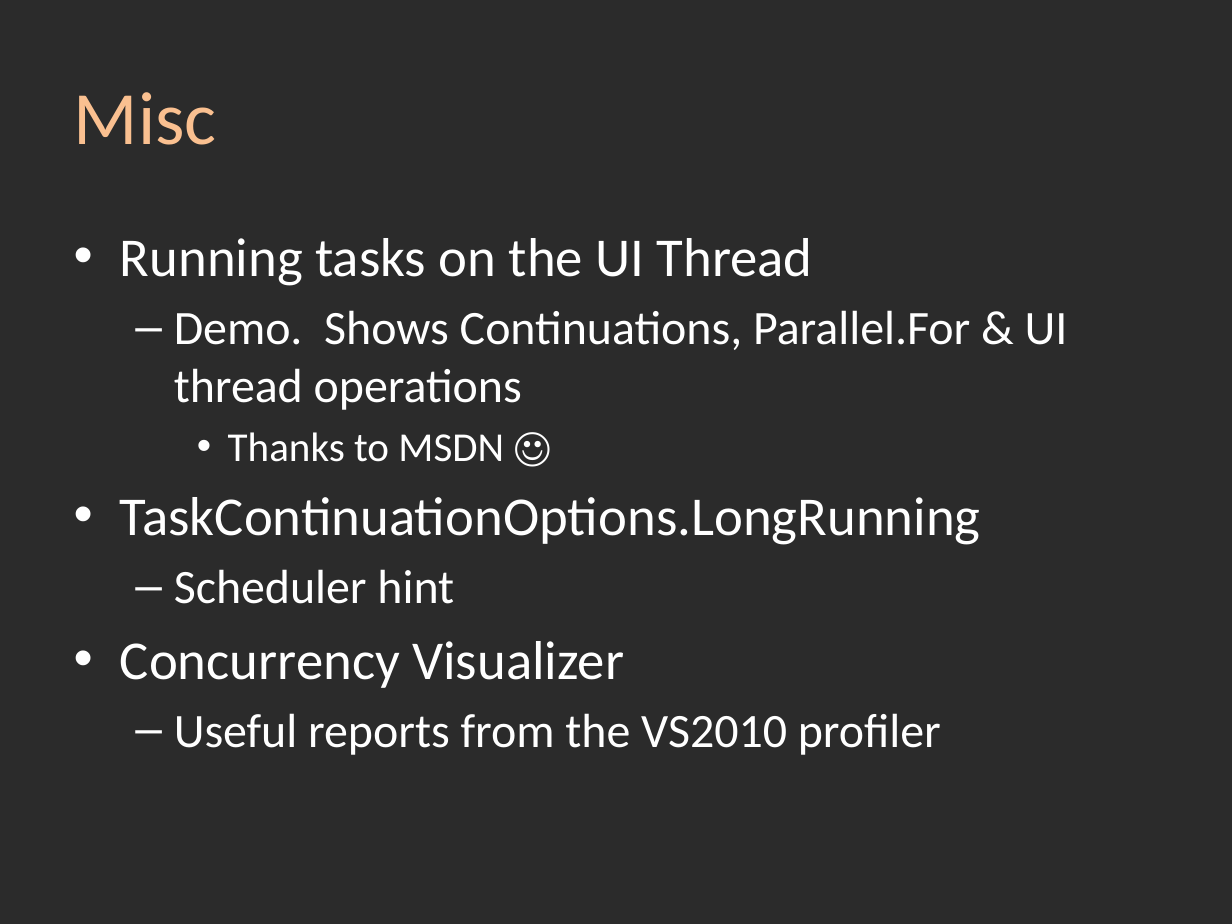
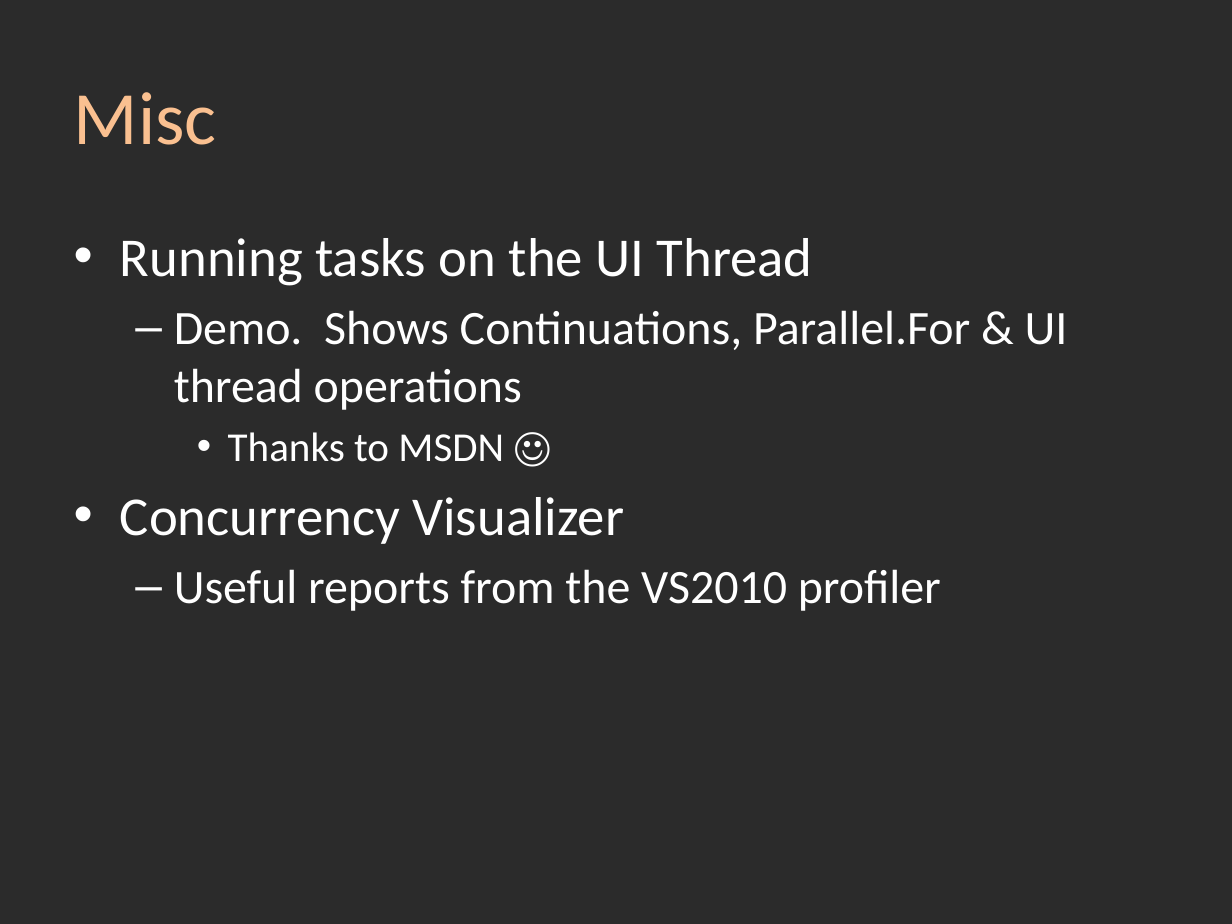
Before and after one commit to srstrong/DDDSW2010, a slide deck: slide 30 of Task Parallel Library.pptx (slide 32 before the commit). Drawn at 1232x924 pixels with LibreOffice and Linux fonts; fonts in the diff are those of the drawing; background and template pictures are left out; a plain dark background stands for a picture behind light text. Boxes give left, top, right and bottom in pixels: in the first picture for what was removed or moved away, otherwise in the second. Text is boxed around its words. In the diff, an @@ line names an element or a change of style, - is before the commit and + after.

```diff
--- a/Task Parallel Library.pptx
+++ b/Task Parallel Library.pptx
@@ text at (x1=120, y1=497, x2=981, y2=604): paragraphs removed @@
-• TaskContinuationOptions.LongRunning
-  – Scheduler hint
```
Also in this commit, not shown: 4 other slides changed, 2 slides removed, 9 other files.
